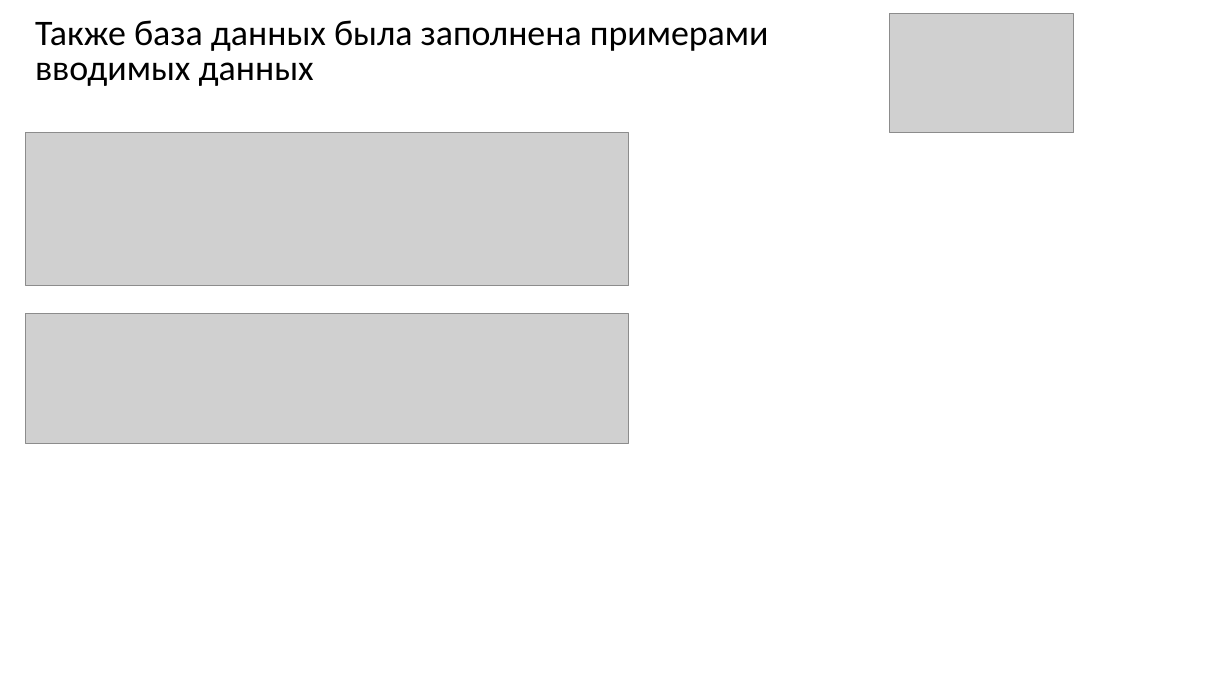
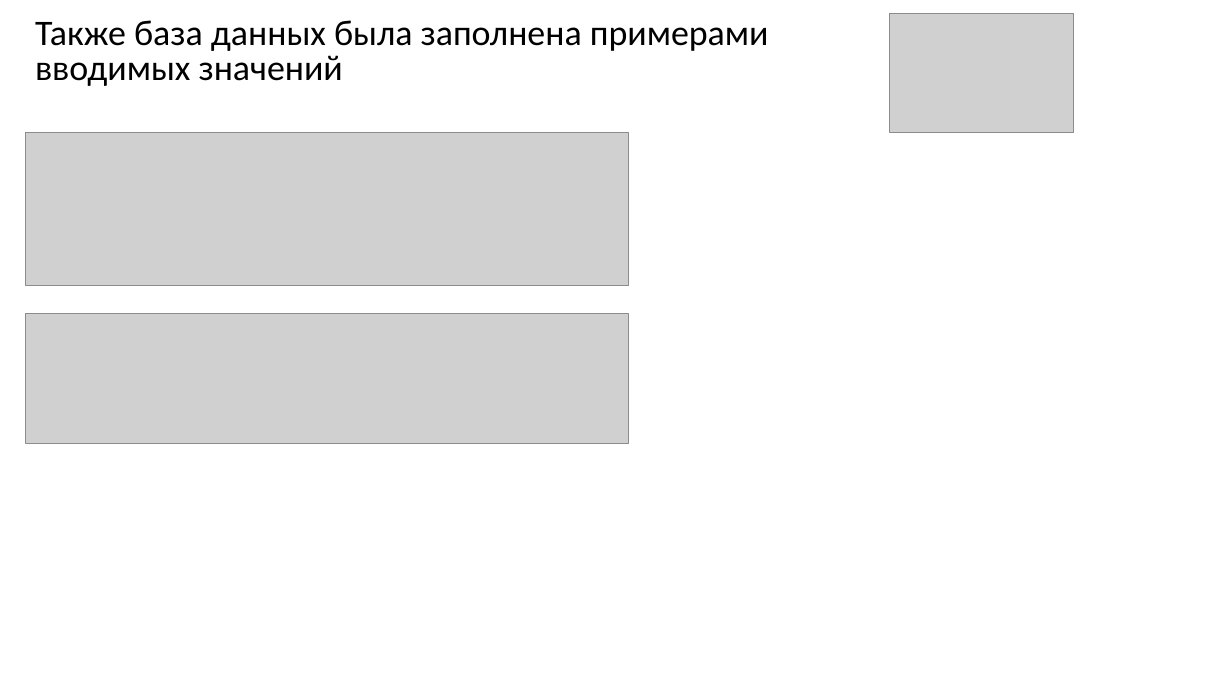
Before and after one commit to koluiree/Bank_System, a slide deck: slide 4 of Банковская система на PyQt5.pptx. Drawn at 1232x693 pixels with LibreOffice and Linux fonts; fonts in the diff are those of the drawing; grey boxes stand for pictures. Boxes give left, top, right and bottom in pixels: in the first picture for what was removed or moved away, otherwise in the second. Text is boxed around its words. In the diff, an @@ line names an element or a change of style, - is before the commit and + after.

```diff
--- a/Банковская система на PyQt5.pptx
+++ b/Банковская система на PyQt5.pptx
@@ text at (x1=35, y1=20, x2=769, y2=86): text changed @@
-Также база данных была заполнена примерами вводимых данных
+Также база данных была заполнена примерами вводимых значений
```
Also in this commit, not shown: 3 other slides changed.
